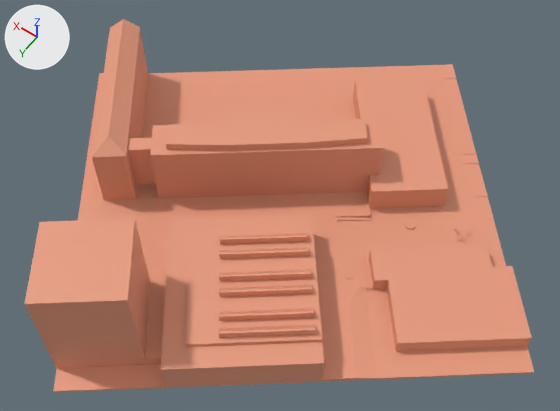
Renders of the COLLADA model src/hw_gazebo/meshes/gazebo.dae from each side of a commit.
The view is the same before and after, from a camera (50 mm lens) standing at (-119.0, 130.0, 247.0) and looking at (-13.0, -19.0, 13.0). Every picture has the same lights, and +X, +Y and +Z are marked at upper left. Where no turn or scale is listed for an object, it has been applied to the vertices.

The older version as bpy lines, for what is in view:
```python
mat_material_001 = principled_material('Material.001')
mat_material_001.base_color = (0.8, 0.326, 0.205)  # beige #e79b7d
me_gazebo_world_001 = bpy.data.meshes.new('Gazebo World.001')
me_gazebo_world_001.from_pydata(...)  # 1195 vertices, 2390 faces; spans x 0.0..226.0, y -225.0..0.0, z 0.0..44.0
me_gazebo_world_001.materials.append(mat_material_001)  # beige #e79b7d
ob_gazebo_world = bpy.data.objects.new('Gazebo World', me_gazebo_world_001)
ob_gazebo_world.location = (-120.9, 82.6, 0.0)
```
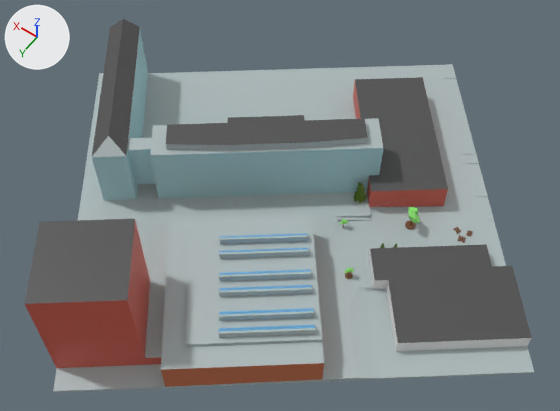
The change, as a list of edits to the scene's bpy script:
```text
Change mat_material_001:
    mat_material_001.base_color: (0.8, 0.326, 0.205) -> (0.415, 0.482, 0.488)  # beige #e79b7d -> grey #acb8b9
Add mat_material_007:
    mat_material_007 = principled_material('Material.007')
    mat_material_007.base_color = (0.8, 0.8, 0.8)  # white #e7e7e7
Add mat_material_006:
    mat_material_006 = principled_material('Material.006')
    mat_material_006.base_color = (0.0784, 0.0784, 0.0784)  # dark grey #4f4f4f
Add mat_material_004:
    mat_material_004 = principled_material('Material.004')
    mat_material_004.base_color = (0.546, 0.157, 0.0666)  # orange #c36e49
Add mat_material_003:
    mat_material_003 = principled_material('Material.003')
    mat_material_003.base_color = (0.589, 0.107, 0.0735)  # red #ca5c4d
Add mat_material_008:
    mat_material_008 = principled_material('Material.008')
    mat_material_008.base_color = (0.17, 0.0787, 0.0376)  # brown #734f37
Add mat_material_002:
    mat_material_002 = principled_material('Material.002')
    mat_material_002.base_color = (0.402, 0.67, 0.712)  # cyan #aad6db
Add mat_material_005:
    mat_material_005 = principled_material('Material.005')
    mat_material_005.base_color = (0.159, 0.478, 0.8)  # blue #6fb8e7
Change me_gazebo_world_001:
    where me_gazebo_world_001.from_pydata(...)  # 1195 vertices, 2390 faces; spans x 0.0..226.0, y -225.0..0.0, z 0.0..44.0
    me_gazebo_world_001 part 1: 36 faces spanning x 85.0..219.0, y -150.0..-70.0, z 1.0..28.0 switch from mat_material_001 (beige #e79b7d) to mat_material_002 (cyan #aad6dc)
    me_gazebo_world_001 part 2: 21 faces spanning x 60.0..154.0, y -197.0..-7.0, z 1.0..44.0 switch from mat_material_001 (beige #e79b7d) to mat_material_003 (red #ca5c4d)
    me_gazebo_world_001 part 3: 16 faces spanning x 58.0..143.0, y -105.0..-23.0, z 1.0..14.0 switch from mat_material_001 (beige #e79b7d) to mat_material_004 (orange #c36e49)
    me_gazebo_world_001 part 4: 20 faces spanning x 66.0..116.0, y -96.0..-44.0, z 16.0..18.0 switch from mat_material_001 (beige #e79b7d) to mat_material_005 (blue #6fb8e7)
    me_gazebo_world_001 part 5: 26 faces spanning x 6.0..219.0, y -197.0..-7.0, z 7.0..44.0 switch from mat_material_001 (beige #e79b7d) to mat_material_006 (dark grey #4f4f4f)
    me_gazebo_world_001 part 6: 41 faces spanning x 6.0..71.0, y -136.0..-80.0, z 1.0..7.0 switch from mat_material_001 (beige #e79b7d) to mat_material_007 (white #e7e7e7)
    me_gazebo_world_001 part 7: 997 faces spanning x 44.0..74.0, y -146.0..-95.0, z 1.0..2.0 switch from mat_material_001 (beige #e79b7d) to mat_material_008 (brown #734f37)
Add ob_tree01:
    ob_tree01 = bpy.data.objects.new('tree01', me_tree01)  # 97 vertices, 157 faces; spans x -3.91..2.61, y -3.56..3.28, z 0.0..10.76; in mat_mat (green #8fe773), mat_material_009 (brown #74441b)
    ob_tree01.location = (-54.9, -48.6, 1.3)
Add ob_resource_pinetree_group_001:
    ob_resource_pinetree_group_001 = bpy.data.objects.new('Resource_PineTree_Group.001', me_resource_pinetree_group_001)  # 328 vertices, 399 faces; spans x 0.63..6.29, y -1.48..4.31, z -0.06..11.76; in mat_wood (brown #886a42), mat_green (dark green #56751d)
    ob_resource_pinetree_group_001.location = (-35.3, -49.2, 1.2)
Add ob_tree01_002:
    ob_tree01_002 = bpy.data.objects.new('tree01.002', me_tree01_001)  # 97 vertices, 157 faces; spans x -1.47..1.61, y -1.82..1.24, z 0.0..4.93; in mat_mat_001 (green #8fe773), mat_material_011 (brown #74441b)
    ob_tree01_002.location = (-48.0, -14.1, 2.1)
```

Pixel boxes (x1, y1, x2, y2) of what changed, in the pictures (560 x 411 px):
'Gazebo World', recoloured, surface changed (beige to grey): (24, 19, 534, 392) in both
'Resource_PineTree_Group.001', added: after (353, 182, 367, 203)
'tree01', added: after (408, 207, 420, 225)
    faces in mat_mat (green #8fe772): (408, 207, 420, 223)
'tree01.002', added: after (344, 267, 354, 275)
part 1 of me_gazebo_world_001, recoloured (brown to cyan): (92, 30, 383, 200) in both
part 2 of me_gazebo_world_001, recoloured (brown to red): (25, 83, 448, 368) in both
part 3 of me_gazebo_world_001, recoloured: (161, 363, 324, 387) in both
part 4 of me_gazebo_world_001, recoloured (beige to blue): (219, 233, 315, 332) in both
part 5 of me_gazebo_world_001, recoloured (beige to grey): (24, 19, 532, 343) in both
part 6 of me_gazebo_world_001, recoloured (brown to grey): (369, 246, 532, 351) in both
part 7 of me_gazebo_world_001, recoloured (beige to brown): (345, 220, 473, 279) in both
